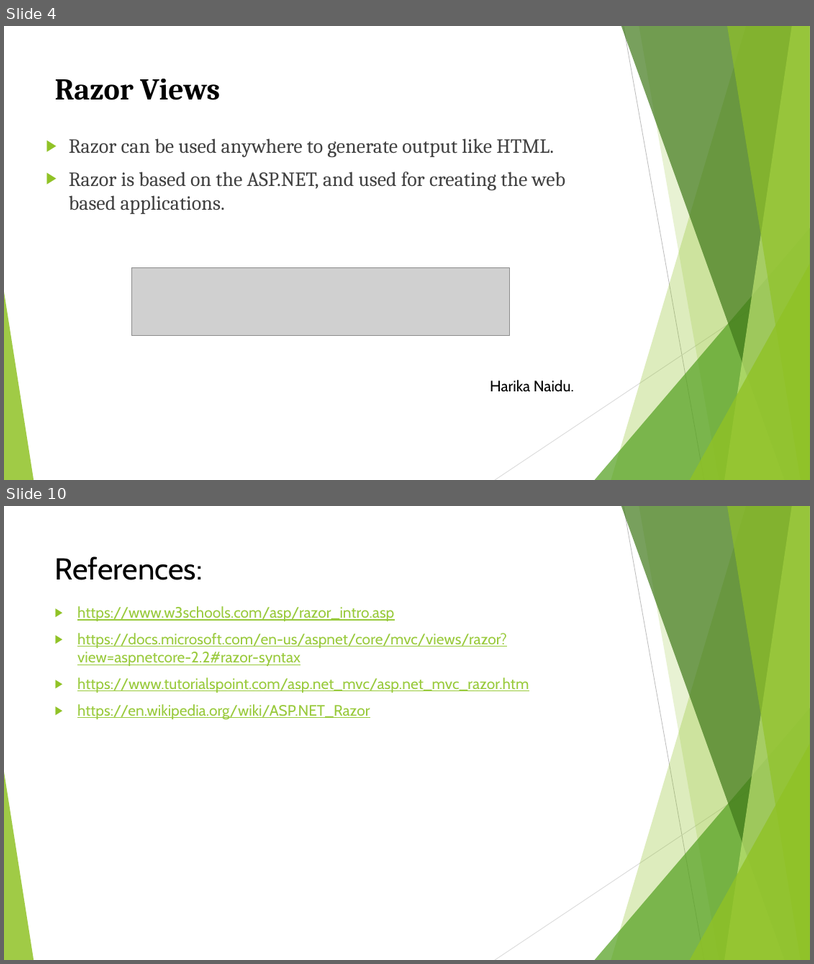
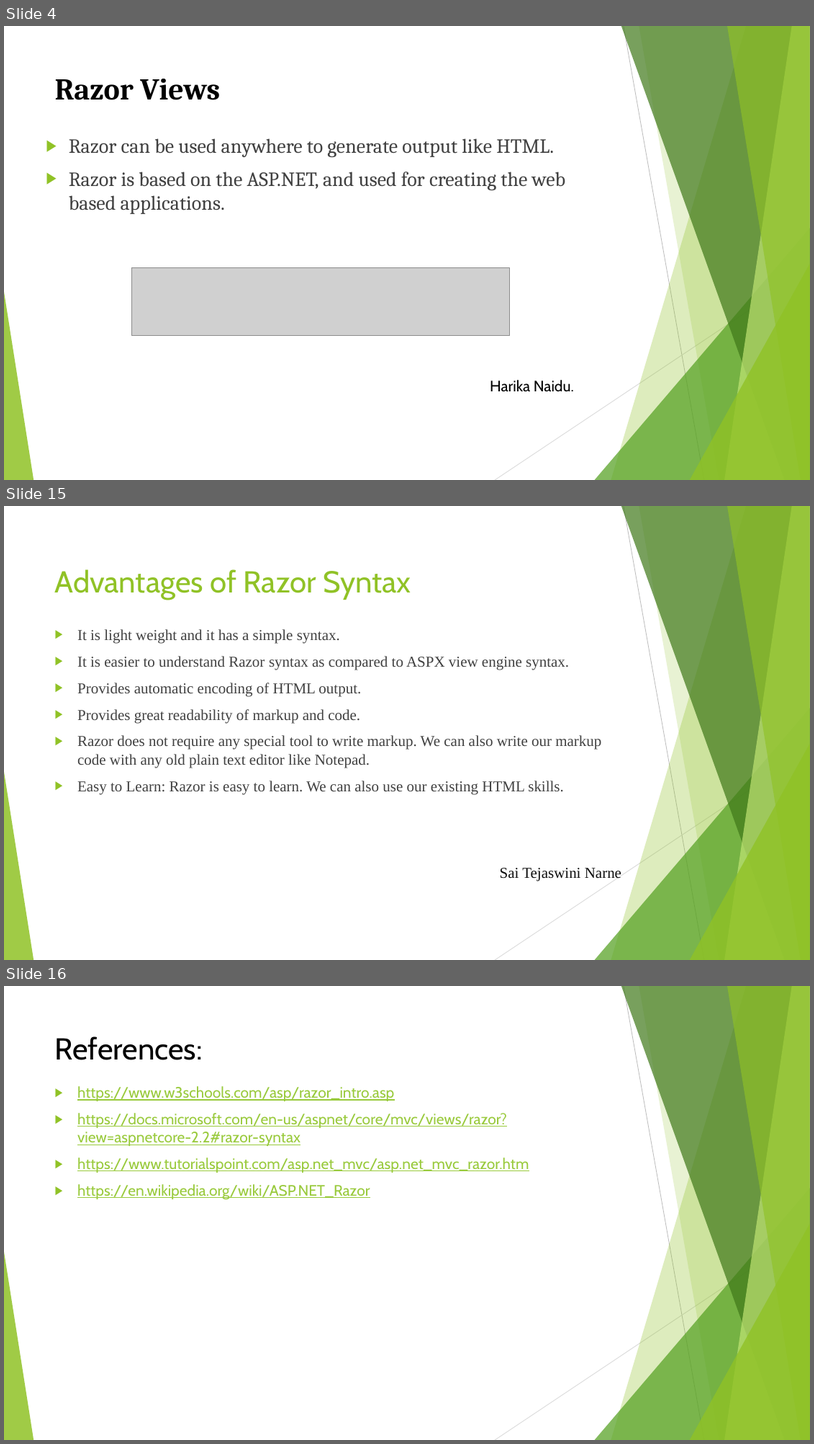
Before and after one commit to Harika1995/Razor-Views, a slide deck: Razor views.pptx. Shown one above the other, each under a label of ours: slides 4 and 10 before the commit, slides 4, 15 and 16 after it; the slides between them are not shown. The pictures are 814x964 and 814x1444 pixels, drawn with LibreOffice and Linux fonts; fonts in the diff are those of the drawing; grey boxes stand for pictures. Boxes give left, top, right and bottom in pixels: in the first picture for what was removed or moved away, otherwise in the second. Text is boxed around its words. In the diff, an @@ line names an element or a change of style, - is before the commit and + after.

Commit message:
commit changes for ppt for my slides relating the razor syntax

```diff
--- a/Razor views.pptx
+++ b/Razor views.pptx
@@ slide 15 added at <box>4,506,810,960</box>, background #FFFFFF; not listed: 10 template elements that a slide beside it also shows @@
@@ title added at <box>55,569,411,600</box>, 36 pt, text #90C226 @@
+Advantages of Razor Syntax
@@ text added at <box>77,629,602,794</box>, 18 pt, text #404040 @@
+▶ It is light weight and it has a simple syntax.
+▶ It is easier to understand Razor syntax as compared to ASPX view engine syntax.
+▶ Provides automatic encoding of HTML output.
+▶ Provides great readability of markup and code.
+▶ Razor does not require any special tool to write markup. We can also write our markup code with any old plain text editor like Notepad.
+▶ Easy to Learn: Razor is easy to learn. We can also use our existing HTML skills.
@@ text added at <box>500,867,622,881</box>, 18 pt, text #0D0D0D @@
+Sai Tejaswini Narne
@@ what was slide 10 is now slide 16 @@
```
Also in this commit, not shown: 6 slides changed, 7 other slides added, 2 slides removed.
